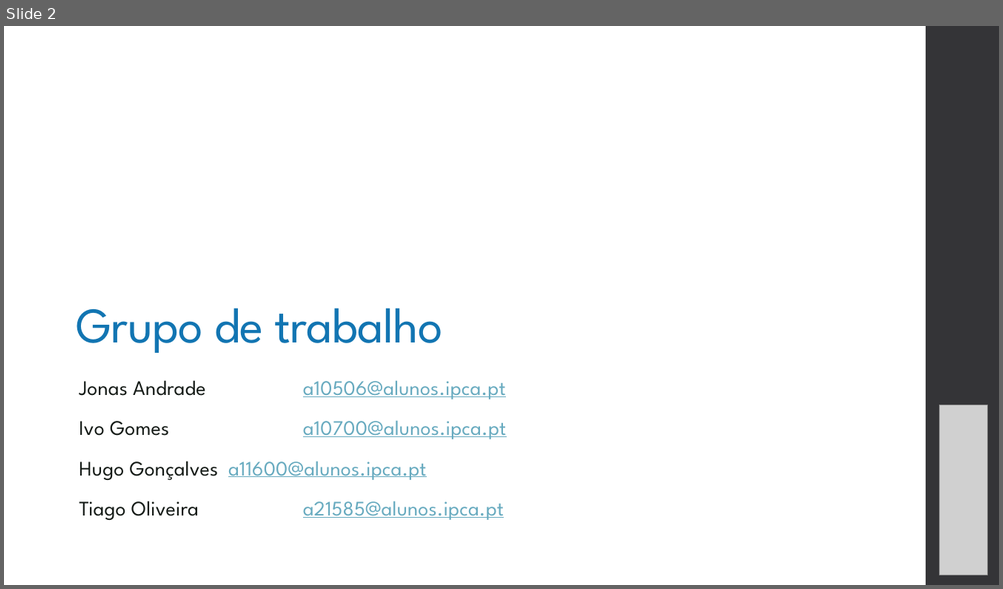
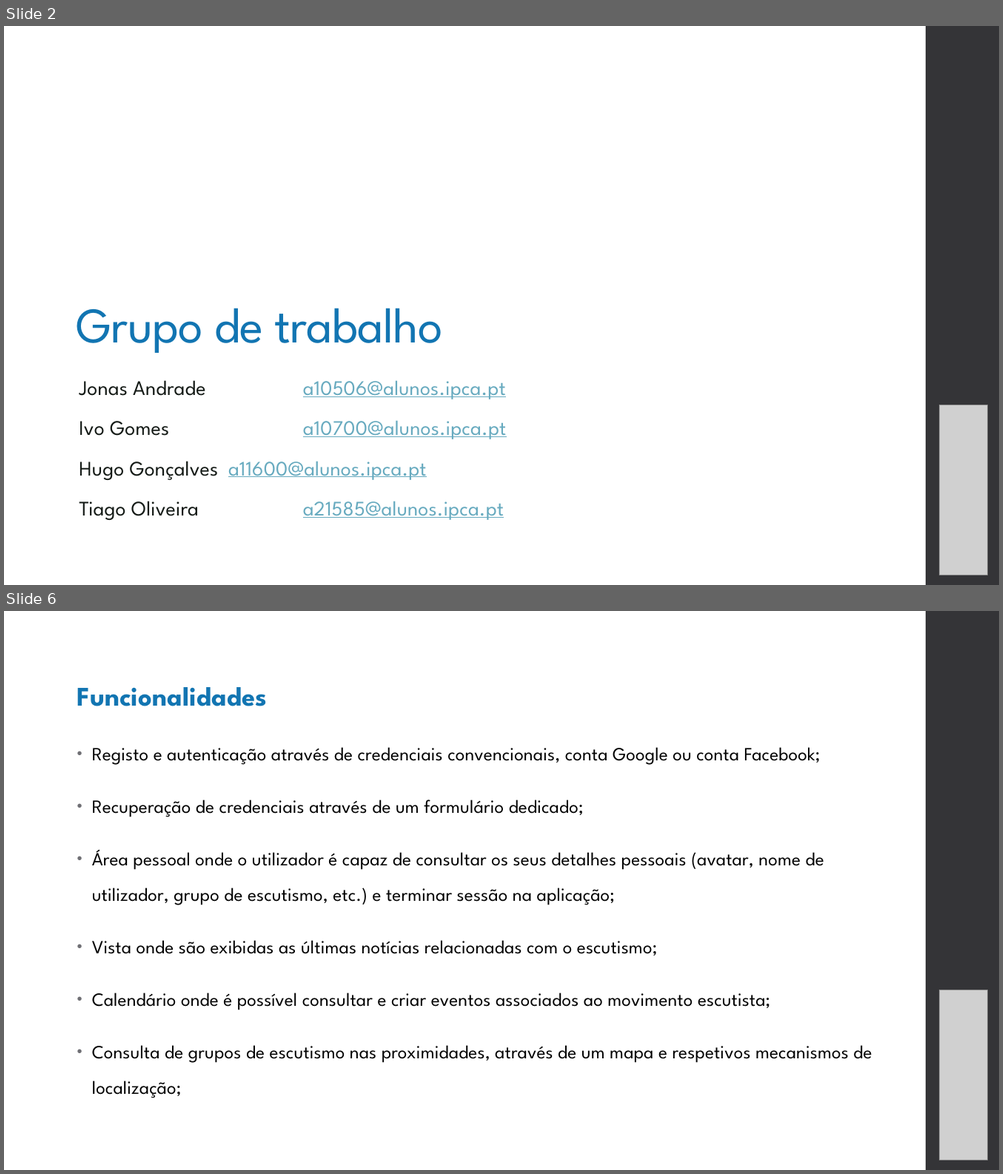
Before and after one commit to GitTiagoOliveira/escutas, a slide deck: docs/presentation.pptx. Shown one above the other, each under a label of ours: slide 2 before the commit, slides 2 and 6 after it; the slides between them are not shown. The pictures are 1003x589 and 1003x1174 pixels, drawn with LibreOffice and Linux fonts; fonts in the diff are those of the drawing; grey boxes stand for pictures. Boxes give left, top, right and bottom in pixels: in the first picture for what was removed or moved away, otherwise in the second. Text is boxed around its words. In the diff, an @@ line names an element or a change of style, - is before the commit and + after.

```diff
--- a/docs/presentation.pptx
+++ b/docs/presentation.pptx
@@ slide 6 added at bbox=[4, 611, 999, 1170], background #FFFFFF; not listed: 1 template element that a slide beside it also shows @@
@@ text added at bbox=[77, 687, 871, 1099], 18 pt, text #000000 @@
+Funcionalidades
+• Registo e autenticação através de credenciais convencionais, conta Google ou conta Facebook;
+• Recuperação de credenciais através de um formulário dedicado;
+• Área pessoal onde o utilizador é capaz de consultar os seus detalhes pessoais (avatar, nome de utilizador, grupo de escutismo, etc.) e terminar sessão na aplicação;
+• Vista onde são exibidas as últimas notícias relacionadas com o escutismo;
+• Calendário onde é possível consultar e criar eventos associados ao movimento escutista;
+• Consulta de grupos de escutismo nas proximidades, através de um mapa e respetivos mecanismos de localização;
@@ picture added at bbox=[939, 991, 987, 1161] @@
```
Also in this commit, not shown: 1 other slide changed, 6 other slides added, 2 slides removed, 7 other files.
